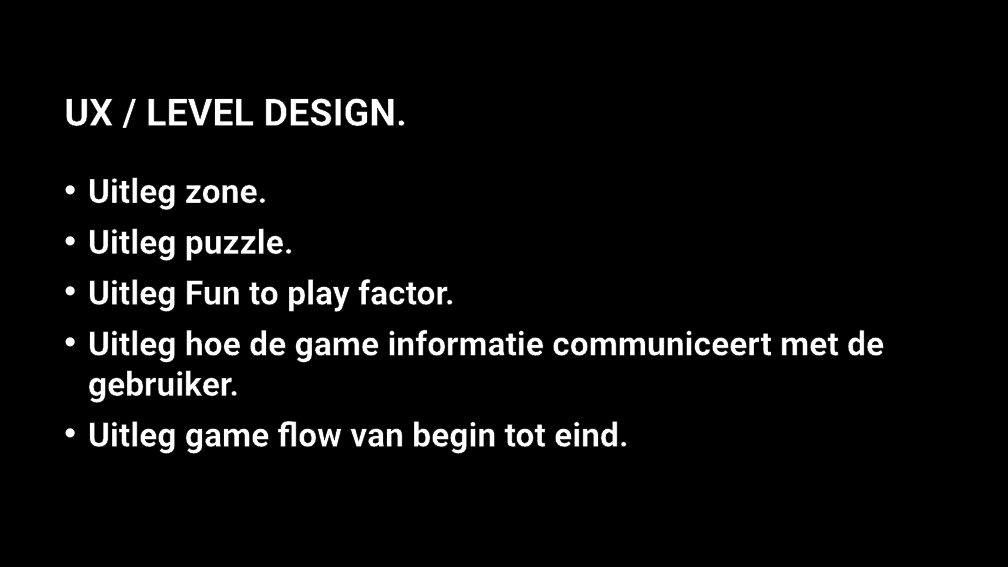
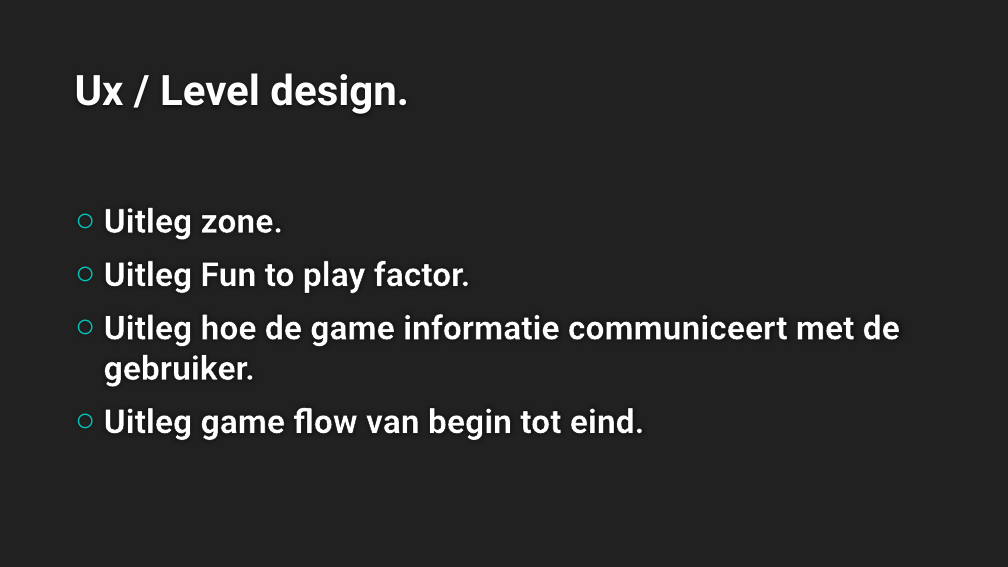
Before and after one commit to DanialVEVO/Gamelab2, a slide deck: slide 7 of Presentatie/Concept Fase.pptx. Drawn at 1008x567 pixels with LibreOffice and Linux fonts; fonts in the diff are those of the drawing; background and template pictures are left out. Boxes give left, top, right and bottom in pixels: in the first picture for what was removed or moved away, otherwise in the second. Text is boxed around its words. In the diff, an @@ line names an element or a change of style, - is before the commit and + after.

```diff
--- a/Presentatie/Concept Fase.pptx
+++ b/Presentatie/Concept Fase.pptx
@@ background picture (left out) to #212121 @@
@@ title "Ux / Level design." at [75, 73, 409, 114]: vertical alignment middle to bottom @@
@@ title at [75, 73, 409, 114]: text changed; size 36 to 40 pt; text colour #FFFFFF to #FEFEFE @@
-UX / LEVEL DESIGN.
+Ux / Level design.
@@ text "Uitleg zone.": place and size @@
-text "Uitleg zone." at [88, 177, 884, 454]
+text "Uitleg zone." at [104, 208, 900, 440]
@@ text "Uitleg zone." at [104, 208, 900, 440]: bullet • to ○; more space between paragraphs; bullet colour #FFFFFF to #00C6BB @@
@@ text at [88, 228, 294, 261]: paragraph removed @@
-• Uitleg puzzle.
```
Also in this commit, not shown: 8 other slides changed, 1 other file.
